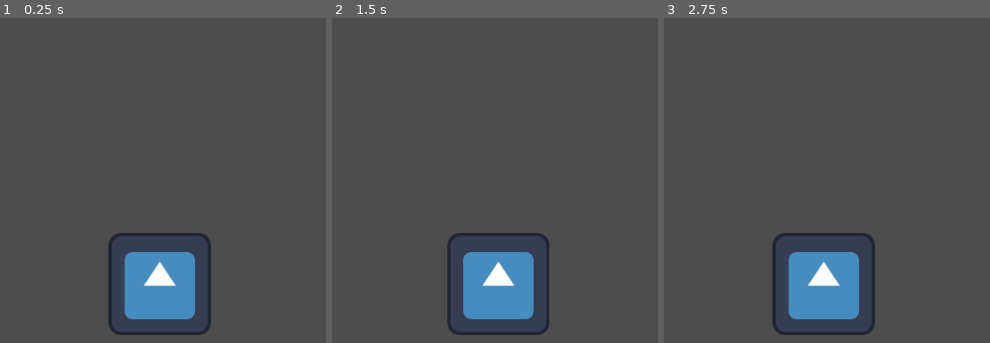
Above: before the commit, frames 1-3 (left to right).
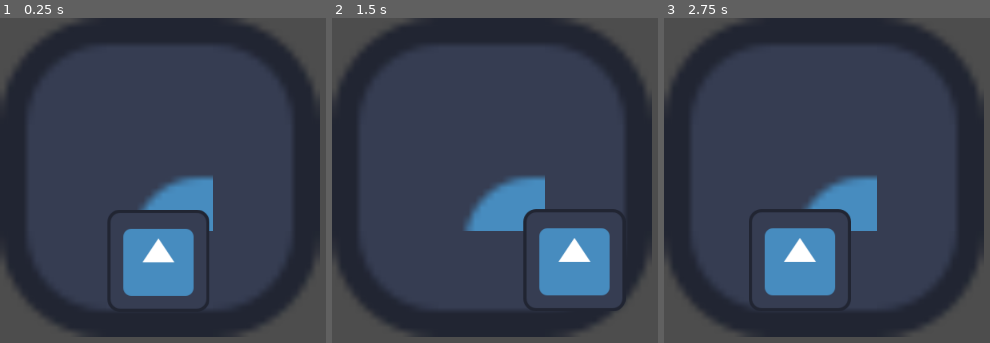
Above: after the commit, the same moments.

Repository: uminekoala/MalagJam20
Game: Godot game, scene res://scenes/minijuego_baile2.tscn
Same seed, same stepped clock (60 frames per second), same inputs: the game is played once before the commit and once after it. This scene is started directly instead of the project's main scene. The engine's default icon, where the game draws it, is replaced by a stand-in: a white triangle on a blue panel in a dark square.
Inputs:
- Up to frame 1 (0.25 s): no input
- Up to frame 2 (1.5 s): tap Enter (ui_accept) at 0.5, 0.77, 1.25 s; hold D (tilemapDerecha) from 0.53 s (still down)
- Up to frame 3 (2.75 s): tap Enter (ui_accept) at 1.52, 2 s; release D (tilemapDerecha) at 2.03 s; hold A (tilemapIzquierda) from 2.03 s (still down)

The runs differ from the first frame. In frame 1, 35% of the frame differs, in the area x 0-99%, y 0-99%; in frame 2, 39%; in frame 3, 37%.

Commit message:
BAILAMDO

Diff:
--- a/scenes/minijuego_baile2.tscn
+++ b/scenes/minijuego_baile2.tscn
@@ -1,20 +1,32 @@
-[gd_scene format=3 uid="uid://bq1ywsuahngiw"]
+[gd_scene format=4 uid="uid://bq1ywsuahngiw"]
 
 [ext_resource type="Texture2D" uid="uid://c1tp7pqe622b5" path="res://icon.svg" id="1_qfoj6"]
 [ext_resource type="PackedScene" uid="uid://ccgdh5bbdqgkd" path="res://scenes/pjbaile.tscn" id="2_ebdji"]
 [ext_resource type="AudioStream" uid="uid://b6qb50d2x66d" path="res://ASSETS/VALS 180.mp3" id="4_4nte5"]
 
+[sub_resource type="TileMapPattern" id="TileMapPattern_ebdji"]
+tile_data = PackedInt32Array(0, 0, 0, 65536, 0, 3, 131072, 0, 7, 1, 65536, 0, 65537, 65536, 1, 131073, 262144, 7, 2, 458752, 0, 65538, 458752, 2, 131074, 458752, 7)
+
 [sub_resource type="TileSetAtlasSource" id="TileSetAtlasSource_ebdji"]
 texture = ExtResource("1_qfoj6")
 0:0/0 = 0
+0:0/0/physics_layer_0/polygon_0/points = PackedVector2Array(-4.0784845, -8, 8, -8, 8, -4.463768, -4.1281466, -4.3966436, -4.061022, 8, -8, 8, -8, -8)
 1:0/0 = 0
+1:0/0/physics_layer_0/polygon_0/points = PackedVector2Array(8, -8, 8, -3.9836473, -8, -3.9664373, -8, -8)
 2:0/0 = 0
+2:0/0/physics_layer_0/polygon_0/points = PackedVector2Array(8, -8, 8, -3.9836473, -8, -3.9664373, -8, -8)
 3:0/0 = 0
+3:0/0/physics_layer_0/polygon_0/points = PackedVector2Array(8, -8, 8, -3.9836473, -8, -3.9664373, -8, -8)
 4:0/0 = 0
+4:0/0/physics_layer_0/polygon_0/points = PackedVector2Array(8, -8, 8, -3.9836473, -8, -3.9664373, -8, -8)
 5:0/0 = 0
+5:0/0/physics_layer_0/polygon_0/points = PackedVector2Array(8, -8, 8, -3.9836473, -8, -3.9664373, -8, -8)
 6:0/0 = 0
+6:0/0/physics_layer_0/polygon_0/points = PackedVector2Array(8, -8, 8, -3.9836473, -8, -3.9664373, -8, -8)
 7:0/0 = 0
+7:0/0/physics_layer_0/polygon_0/points = PackedVector2Array(8, 8, 4.2214775, 8, 4.102562, -3.7458181, -8, -3.8647327, -8, -8, 8, -8)
 0:1/0 = 0
+0:1/0/physics_layer_0/polygon_0/points = PackedVector2Array(-4.0784845, -8, -3.9938984, 8, -8, 8, -8, -8)
 1:1/0 = 0
 2:1/0 = 0
 3:1/0 = 0
@@ -22,7 +34,9 @@
 5:1/0 = 0
 6:1/0 = 0
 7:1/0 = 0
+7:1/0/physics_layer_0/polygon_0/points = PackedVector2Array(4.0945854, -8, 8, -8, 8, 8, 4.161709, 8)
 0:2/0 = 0
+0:2/0/physics_layer_0/polygon_0/points = PackedVector2Array(-4.0784845, -8, -3.9938984, 8, -8, 8, -8, -8)
 1:2/0 = 0
 2:2/0 = 0
 3:2/0 = 0
@@ -30,7 +44,9 @@
 5:2/0 = 0
 6:2/0 = 0
 7:2/0 = 0
+7:2/0/physics_layer_0/polygon_0/points = PackedVector2Array(4.0945854, -8, 8, -8, 8, 8, 4.161709, 8)
 0:3/0 = 0
+0:3/0/physics_layer_0/polygon_0/points = PackedVector2Array(-4.0784845, -8, -3.9938984, 8, -8, 8, -8, -8)
 1:3/0 = 0
 2:3/0 = 0
 3:3/0 = 0
@@ -38,7 +54,9 @@
 5:3/0 = 0
 6:3/0 = 0
 7:3/0 = 0
+7:3/0/physics_layer_0/polygon_0/points = PackedVector2Array(4.0945854, -8, 8, -8, 8, 8, 4.161709, 8)
 0:4/0 = 0
+0:4/0/physics_layer_0/polygon_0/points = PackedVector2Array(-4.0784845, -8, -3.9938984, 8, -8, 8, -8, -8)
 1:4/0 = 0
 2:4/0 = 0
 3:4/0 = 0
@@ -46,7 +64,9 @@
 5:4/0 = 0
 6:4/0 = 0
 7:4/0 = 0
+7:4/0/physics_layer_0/polygon_0/points = PackedVector2Array(4.0945854, -8, 8, -8, 8, 8, 4.161709, 8)
 0:5/0 = 0
+0:5/0/physics_layer_0/polygon_0/points = PackedVector2Array(-4.0784845, -8, -3.9938984, 8, -8, 8, -8, -8)
 1:5/0 = 0
 2:5/0 = 0
 3:5/0 = 0
@@ -54,7 +74,9 @@
 5:5/0 = 0
 6:5/0 = 0
 7:5/0 = 0
+7:5/0/physics_layer_0/polygon_0/points = PackedVector2Array(4.0945854, -8, 8, -8, 8, 8, 4.161709, 8)
 0:6/0 = 0
+0:6/0/physics_layer_0/polygon_0/points = PackedVector2Array(-4.0784845, -8, -4.061022, 8, -8, 8, -8, -8)
 1:6/0 = 0
 2:6/0 = 0
 3:6/0 = 0
@@ -62,17 +84,28 @@
 5:6/0 = 0
 6:6/0 = 0
 7:6/0 = 0
+7:6/0/physics_layer_0/polygon_0/points = PackedVector2Array(4.0945854, -8, 8, -8, 8, 8, 4.161709, 8)
 0:7/0 = 0
+0:7/0/physics_layer_0/polygon_0/points = PackedVector2Array(-3.9836483, -8, -4.0204115, 4.2640724, 8, 4.102562, 8, 8, -3.6582766, 8, -8, 8, -8, -8)
 1:7/0 = 0
+1:7/0/physics_layer_0/polygon_0/points = PackedVector2Array(8, 4.1767616, 8, 8, -8, 8, -8, 4.1767616)
 2:7/0 = 0
+2:7/0/physics_layer_0/polygon_0/points = PackedVector2Array(8, 4.1767616, 8, 8, -8, 8, -8, 4.1767616)
 3:7/0 = 0
+3:7/0/physics_layer_0/polygon_0/points = PackedVector2Array(8, 4.1767616, 8, 8, -8, 8, -8, 4.1767616)
 4:7/0 = 0
+4:7/0/physics_layer_0/polygon_0/points = PackedVector2Array(8, 4.1767616, 8, 8, -8, 8, -8, 4.1767616)
 5:7/0 = 0
+5:7/0/physics_layer_0/polygon_0/points = PackedVector2Array(8, 4.1767616, 8, 8, -8, 8, -8, 4.1767616)
 6:7/0 = 0
+6:7/0/physics_layer_0/polygon_0/points = PackedVector2Array(8, 4.1767616, 8, 8, -8, 8, -8, 4.1767616)
 7:7/0 = 0
+7:7/0/physics_layer_0/polygon_0/points = PackedVector2Array(8, -8, 8, 8, -8, 8, -8, 4.102562, 4.340391, 4.102562, 4.102562, -8)
 
 [sub_resource type="TileSet" id="TileSet_4nte5"]
+physics_layer_0/collision_layer = 1
 sources/0 = SubResource("TileSetAtlasSource_ebdji")
+pattern_0 = SubResource("TileMapPattern_ebdji")
 
 [sub_resource type="RectangleShape2D" id="RectangleShape2D_4nte5"]
 size = Vector2(128, 128)
@@ -80,6 +113,8 @@
 [node name="MinijuegoBaile" type="Node2D" unique_id=1772075878]
 
 [node name="TileMapLayer" type="TileMapLayer" parent="." unique_id=115395887]
+scale = Vector2(16, 16)
+tile_map_data = PackedByteArray("AAAAAAAAAAAAAAAAAAAAAAEAAAAAAAEAAAAAAAIAAAAAAAcAAAABAAAAAAAFAAAAAAABAAEAAAABAAEAAAABAAIAAAAEAAcAAAACAAAAAAAHAAAAAAACAAEAAAAHAAEAAAACAAIAAAAHAAcAAAA=")
 tile_set = SubResource("TileSet_4nte5")
 
 [node name="AudioStreamPlayer2D" type="AudioStreamPlayer2D" parent="." unique_id=1629616640]
--- a/scripts/pjmovimientobaile.gd
+++ b/scripts/pjmovimientobaile.gd
@@ -8,13 +8,17 @@
 
 func _physics_process(delta: float) -> void:
 	if Input.is_action_just_pressed("tilemapArriba"):
-		position.y -= 16
+		if global_position.y > 228:
+			position.y -= 256
 	if Input.is_action_just_pressed("tilemapAbajo"):
-		position.y +=16
+		if global_position.y < 540:
+			position.y += 256
 	if Input.is_action_just_pressed("tilemapDerecha"):
-		position.x += 16
+		if global_position.x < 540:
+			position.x += 256
 	if Input.is_action_just_pressed("tilemapIzquierda"):
-		position.x -=16
+		if global_position.x > 228:
+			position.x -= 256
 	# Add the gravity.
 	#if not is_on_floor():
 		#velocity += get_gravity() * delta
